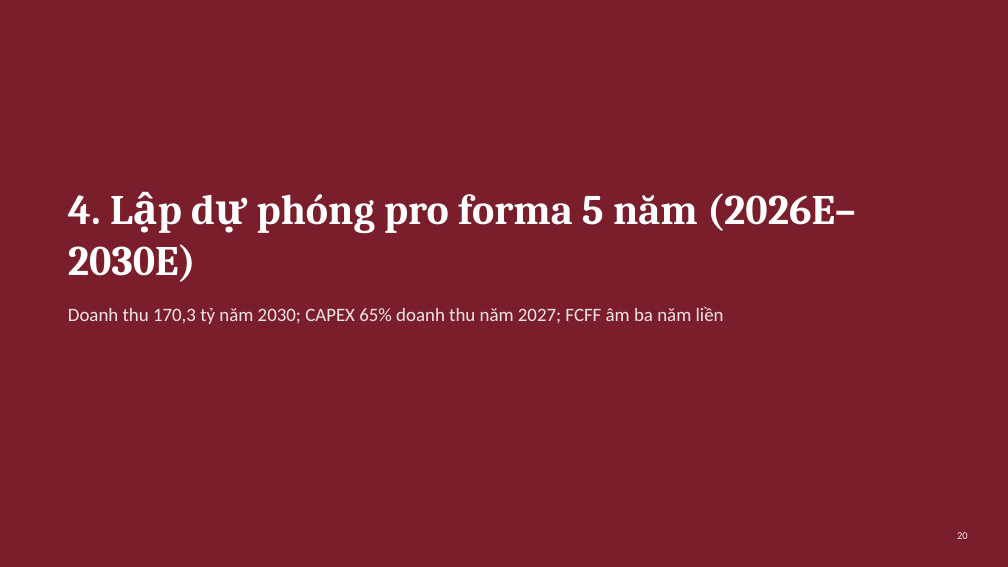
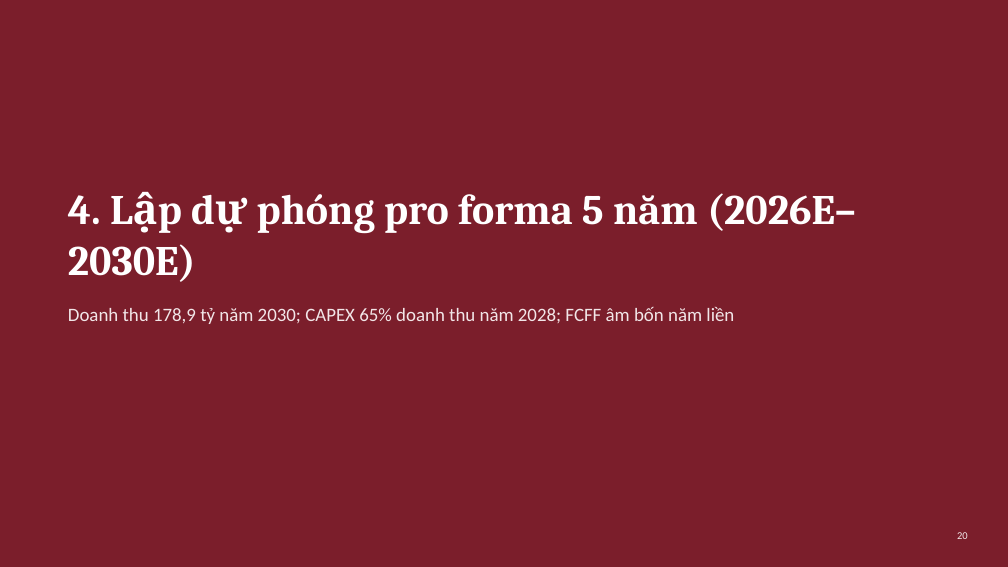
Before and after one commit to loc1706/CLAIDE-CFA, a slide deck: slide 20 of AgriPack_Slides_tom_tat.pptx. Drawn at 1008x567 pixels with LibreOffice and Linux fonts; fonts in the diff are those of the drawing. Boxes give left, top, right and bottom in pixels: in the first picture for what was removed or moved away, otherwise in the second. Text is boxed around its words. In the diff, an @@ line names an element or a change of style, - is before the commit and + after.

```diff
--- a/AgriPack_Slides_tom_tat.pptx
+++ b/AgriPack_Slides_tom_tat.pptx
@@ text at <box>68,307,734,324</box>: text changed @@
-Doanh thu 170,3 tỷ năm 2030; CAPEX 65% doanh thu năm 2027; FCFF âm ba năm liền
+Doanh thu 178,9 tỷ năm 2030; CAPEX 65% doanh thu năm 2028; FCFF âm bốn năm liền
```
Also in this commit, not shown: 21 other slides changed, 1 other file.
